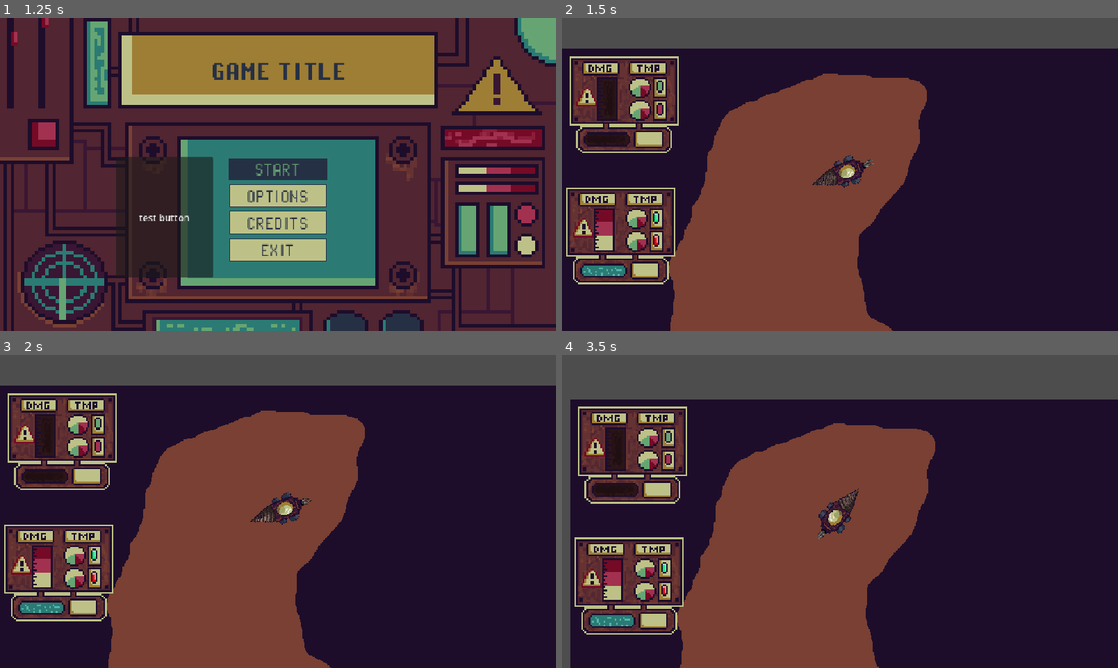
Above: before the commit, frames 1-4 (two rows, left to right).
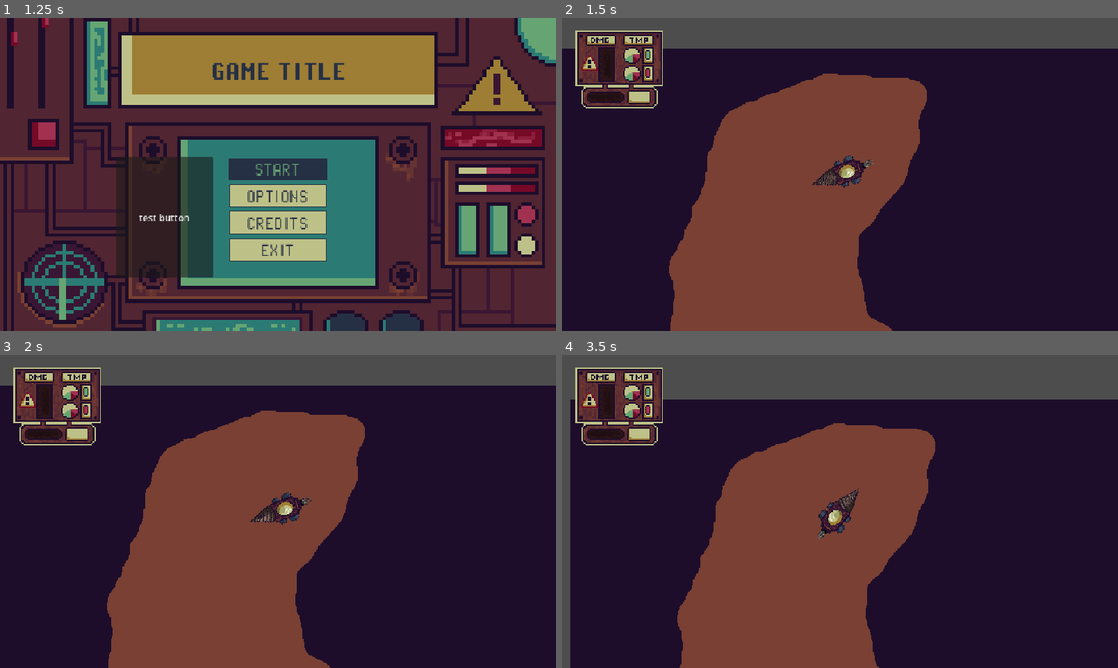
Above: after the commit, the same moments.

Repository: indie-ian/save-the-core
Game: Godot game, scene res://global/managers/manager.tscn
The game is run twice, just before and just after one commit, with the same random seed, the same clock (stepped at 60 frames per second) and the same inputs.
Inputs (mouse positions are in pixels of both pictures, inside the frame that each line leads up to):
- Up to frame 1 (1.25 s): hold Up (ui_up) from 0.53 s (still down); click (278, 174) at 0.67 s
- Up to frame 2 (1.5 s): release Up (ui_up) at 1.25 s; click "test button" at 1.25 s
- Up to frame 3 (2 s): no input
- Up to frame 4 (3.5 s): tap Enter at 2 s; move the mouse to (728, 527) at 2.02 s; click (728, 527) at 2.17 s; move the mouse to (895, 442) at 2.77 s; hold Up (ui_up) from 2.78 s (still down); click (895, 442) at 2.92 s

Frame 1 is identical in both runs. In frame 2, 9.5% of the frame differs, in the area x 0-21%, y 4-86%; in frame 3, 9.5%; in frame 4, 10%, in the area x 2-23%, y 4-90%.

Commit message:
Update characters animations

Diff:
--- a/sandbox/layers_test.tscn
+++ b/sandbox/layers_test.tscn
@@ -4,12 +4,7 @@
 [ext_resource type="PackedScene" uid="uid://ccal7mvdwa7jr" path="res://environment/layers/scenes/upper_mantle.tscn" id="2_8hh62"]
 [ext_resource type="PackedScene" uid="uid://dgq7fcsrd2bs0" path="res://sandbox/player_rig.tscn" id="2_la80o"]
 [ext_resource type="PackedScene" uid="uid://b64pm1sr5i0sc" path="res://environment/layers/scenes/lower_mantle.tscn" id="3_hbnqd"]
-[ext_resource type="Texture2D" uid="uid://crevukiknk0qq" path="res://sandbox/playerAssets/statsAssets/DrillStatsInterfaces.png" id="3_sfqoi"]
 [ext_resource type="PackedScene" uid="uid://2qkqvn5lbowy" path="res://environment/layers/scenes/outer_core.tscn" id="4_mlb10"]
-[ext_resource type="Texture2D" uid="uid://b8f3rmtkkt5ra" path="res://sandbox/playerAssets/statsAssets/DamageProgressBar.png" id="4_u3cit"]
-[ext_resource type="Texture2D" uid="uid://csj7im0akxxgc" path="res://sandbox/playerAssets/statsAssets/GreenLightON.png" id="5_8hh62"]
-[ext_resource type="Texture2D" uid="uid://wsa0ff2h3s3b" path="res://sandbox/playerAssets/statsAssets/redLightON.png" id="6_hbnqd"]
-[ext_resource type="Texture2D" uid="uid://dpcki1p71xvke" path="res://sandbox/playerAssets/statsAssets/CoolingLiquidBar.png" id="7_mlb10"]
 
 [node name="EarthLayers" type="Node2D" unique_id=417656315]
 
@@ -27,33 +22,3 @@
 
 [node name="RigidBody2D" parent="." unique_id=945059762 instance=ExtResource("2_la80o")]
 position = Vector2(480, 216)
-
-[node name="DrillStatsInterfaces" type="Sprite2D" parent="." unique_id=851659679]
-position = Vector2(106, 105)
-scale = Vector2(3, 3)
-texture = ExtResource("3_sfqoi")
-
-[node name="DrillStatsInterfaces2" type="Sprite2D" parent="." unique_id=146952472]
-position = Vector2(100, 331)
-scale = Vector2(3, 3)
-texture = ExtResource("3_sfqoi")
-
-[node name="DamageProgressBar" type="Sprite2D" parent="." unique_id=525815343]
-position = Vector2(74, 313)
-scale = Vector2(3, 3)
-texture = ExtResource("4_u3cit")
-
-[node name="GreenLightOn" type="Sprite2D" parent="." unique_id=2042218976]
-position = Vector2(163, 290.5)
-scale = Vector2(3, 2.9999967)
-texture = ExtResource("5_8hh62")
-
-[node name="RedLightOn" type="Sprite2D" parent="." unique_id=1222135530]
-position = Vector2(163.00002, 329.5)
-scale = Vector2(3, 2.9999967)
-texture = ExtResource("6_hbnqd")
-
-[node name="CoolingLiquidBar" type="Sprite2D" parent="." unique_id=1741159806]
-position = Vector2(71.5, 385.00003)
-scale = Vector2(3.0000002, 3)
-texture = ExtResource("7_mlb10")
--- a/sandbox/player_rig.gd
+++ b/sandbox/player_rig.gd
@@ -6,7 +6,8 @@
 const SWEET_SPOT_SPEED = 800.0
 const OVERCHARGE_SPEED = 300.0
 
-const MAX_CHARGE_TIME = 0.7
+
+const MAX_CHARGE_TIME = 0.7 #charge time to get to sweet spot
 const SWEET_SPOT_MIN = 0.80
 const SWEET_SPOT_MAX = 0.95
 
@@ -27,19 +28,45 @@
 @onready var bar_sprite: Sprite2D = $chargeUI/BarSprite
 @onready var pointer: Sprite2D = $chargeUI/Pointer
 @onready var camera: Camera2D = $Camera2D
+@onready var effects: AnimatedSprite2D = $effects
+@onready var max_charge_sprite: Sprite2D = $maxcharge
+@onready var failed: Sprite2D = $failed
+@onready var animated_sprite: AnimatedSprite2D = $AnimatedSprite2D
+@onready var stats: Node2D = $stats
 
 
+var is_turbo_active: bool = false
 
 func _ready() -> void:
 	drill.body_entered.connect(_drill_area)
 	$AnimatedSprite2D.play()
 	charge_ui.hide()
+	effects.hide()
+	max_charge_sprite.hide()
+	failed.hide()
+
 
 func _physics_process(delta: float) -> void:
 	var mouse_pos = get_global_mouse_position()
 	look_at(mouse_pos)
 	charge_ui.global_position = global_position + BAR_OFFSET
 	charge_ui.global_rotation = 0.0
+	failed.global_position = global_position + Vector2(0, -90)
+	failed.global_rotation = 0.0
+	max_charge_sprite.global_position = global_position + Vector2(0, -90)
+	max_charge_sprite.global_rotation = 0.0
+	stats.global_position= global_position
+	stats.global_rotation = 0.0
+
+	if max_charge_sprite.visible:
+		max_charge_sprite.global_position = global_position + Vector2(0, -65)
+		max_charge_sprite.global_rotation = 0.0
+
+	if is_turbo_active and velocity.length() < MAX_LAUNCH_SPEED:
+		is_turbo_active = false
+		effects.stop()
+		effects.hide()
+
 	if Input.is_mouse_button_pressed(MOUSE_BUTTON_LEFT):
 		if not overcharged:
 			is_charging = true
@@ -60,6 +87,7 @@
 			if current_charge >= MAX_CHARGE_TIME:
 				_launch(mouse_pos, OVERCHARGE_SPEED)
 				overcharged = true
+				_trigger_overcharge_effects()
 				print("OVERCHARGED")
 		else:
 			velocity = velocity.move_toward(Vector2.ZERO, FRICTION * delta)
@@ -73,10 +101,11 @@
 
 			if charge_ratio >= SWEET_SPOT_MIN and charge_ratio <= SWEET_SPOT_MAX:
 				launch_power = SWEET_SPOT_SPEED
-				shake_strength = 20
+				shake_strength = 20 #maximum shake when you achieve max charge
+				_trigger_sweet_spot_effects()
 			else:
 				launch_power = lerp(MIN_LAUNCH_SPEED, MAX_LAUNCH_SPEED, charge_ratio)
-				shake_strength = 10
+				shake_strength = 10 #small shake when you do smaller charge
 
 			_launch(mouse_pos, launch_power)
 
@@ -115,3 +144,33 @@
 				body.erase_cell(body.local_to_map(q2))
 				body.erase_cell(body.local_to_map(q3))
 				body.erase_cell(body.local_to_map(q4))
+
+func _trigger_sweet_spot_effects() -> void:
+	is_turbo_active = true
+	effects.show()
+	effects.play("turbo")
+
+	max_charge_sprite.show()
+	max_charge_sprite.scale = Vector2(0.2, 0.2)
+	max_charge_sprite.modulate.a = 1.0
+
+	var tween = create_tween()
+	tween.tween_property(max_charge_sprite, "scale", Vector2(1.2, 1.2), 0.2).set_trans(Tween.TRANS_BACK).set_ease(Tween.EASE_OUT)
+	tween.tween_interval(0.3)
+	tween.tween_property(max_charge_sprite, "modulate:a", 0.0, 0.25)
+	tween.tween_callback(max_charge_sprite.hide)
+
+func _trigger_overcharge_effects() -> void:
+	animated_sprite.modulate = Color(1.0, 0.2, 0.2) # Έντονο κόκκινο
+	var color_tween = create_tween()
+	color_tween.tween_property(animated_sprite, "modulate", Color.WHITE, 0.6)
+
+	failed.show()
+	failed.scale = Vector2(0.2, 0.2)
+	failed.modulate.a = 1.0
+
+	var popup_tween = create_tween()
+	popup_tween.tween_property(failed, "scale", Vector2(1.1, 1.1), 0.15).set_trans(Tween.TRANS_BACK).set_ease(Tween.EASE_OUT)
+	popup_tween.tween_interval(0.35)
+	popup_tween.tween_property(failed, "modulate:a", 0.0, 0.25)
+	popup_tween.tween_callback(failed.hide)
--- a/sandbox/player_rig.tscn
+++ b/sandbox/player_rig.tscn
@@ -4,32 +4,36 @@
 [ext_resource type="Texture2D" uid="uid://byq1g4f5vnrdb" path="res://sandbox/playerAssets/characterMove.png" id="2_8q8w8"]
 [ext_resource type="Texture2D" uid="uid://to5egtqgd233" path="res://sandbox/playerAssets/ReleaseAssets/timeReleaseBar.png" id="3_deq45"]
 [ext_resource type="Texture2D" uid="uid://cfeut3xhgtseg" path="res://sandbox/playerAssets/ReleaseAssets/pin.png" id="4_4235s"]
+[ext_resource type="Texture2D" uid="uid://o0yt82tl3wjt" path="res://sandbox/playerAssets/failedCharge.png" id="5_1uke2"]
+[ext_resource type="Texture2D" uid="uid://nanc8o61dub0" path="res://sandbox/playerAssets/MaxCharge.png" id="6_bjboh"]
+[ext_resource type="Texture2D" uid="uid://bdpw7yv0g4fno" path="res://sandbox/playerAssets/turbo.png" id="7_vnepr"]
+[ext_resource type="Texture2D" uid="uid://crevukiknk0qq" path="res://sandbox/playerAssets/statsAssets/DrillStatsInterfaces.png" id="8_bjboh"]
 
-[sub_resource type="AtlasTexture" id="AtlasTexture_sxt12"]
+[sub_resource type="AtlasTexture" id="AtlasTexture_x78j1"]
 atlas = ExtResource("2_8q8w8")
 region = Rect2(0, 0, 64, 128)
 
-[sub_resource type="AtlasTexture" id="AtlasTexture_deq45"]
+[sub_resource type="AtlasTexture" id="AtlasTexture_mgsc7"]
 atlas = ExtResource("2_8q8w8")
 region = Rect2(64, 0, 64, 128)
 
-[sub_resource type="AtlasTexture" id="AtlasTexture_4235s"]
+[sub_resource type="AtlasTexture" id="AtlasTexture_xqotd"]
 atlas = ExtResource("2_8q8w8")
 region = Rect2(128, 0, 64, 128)
 
-[sub_resource type="AtlasTexture" id="AtlasTexture_21cg3"]
+[sub_resource type="AtlasTexture" id="AtlasTexture_nnfea"]
 atlas = ExtResource("2_8q8w8")
 region = Rect2(192, 0, 64, 128)
 
-[sub_resource type="AtlasTexture" id="AtlasTexture_1uke2"]
+[sub_resource type="AtlasTexture" id="AtlasTexture_1dp3n"]
 atlas = ExtResource("2_8q8w8")
 region = Rect2(256, 0, 64, 128)
 
-[sub_resource type="AtlasTexture" id="AtlasTexture_bjboh"]
+[sub_resource type="AtlasTexture" id="AtlasTexture_6vcae"]
 atlas = ExtResource("2_8q8w8")
 region = Rect2(0, 128, 64, 128)
 
-[sub_resource type="AtlasTexture" id="AtlasTexture_vnepr"]
+[sub_resource type="AtlasTexture" id="AtlasTexture_mxduk"]
 atlas = ExtResource("2_8q8w8")
 region = Rect2(64, 128, 64, 128)
 
@@ -37,25 +41,25 @@
 animations = [{
 "frames": [{
 "duration": 1.0,
-"texture": SubResource("AtlasTexture_sxt12")
+"texture": SubResource("AtlasTexture_x78j1")
 }, {
 "duration": 1.0,
-"texture": SubResource("AtlasTexture_deq45")
+"texture": SubResource("AtlasTexture_mgsc7")
 }, {
 "duration": 1.0,
-"texture": SubResource("AtlasTexture_4235s")
+"texture": SubResource("AtlasTexture_xqotd")
 }, {
 "duration": 1.0,
-"texture": SubResource("AtlasTexture_21cg3")
+"texture": SubResource("AtlasTexture_nnfea")
 }, {
 "duration": 1.0,
-"texture": SubResource("AtlasTexture_1uke2")
+"texture": SubResource("AtlasTexture_1dp3n")
 }, {
 "duration": 1.0,
-"texture": SubResource("AtlasTexture_bjboh")
+"texture": SubResource("AtlasTexture_6vcae")
 }, {
 "duration": 1.0,
-"texture": SubResource("AtlasTexture_vnepr")
+"texture": SubResource("AtlasTexture_mxduk")
 }],
 "loop": 1,
 "name": &"default",
@@ -69,6 +73,70 @@
 [sub_resource type="RectangleShape2D" id="RectangleShape2D_ry8ac"]
 size = Vector2(20, 16)
 
+[sub_resource type="AtlasTexture" id="AtlasTexture_oxgqg"]
+atlas = ExtResource("7_vnepr")
+region = Rect2(0, 0, 64, 128)
+
+[sub_resource type="AtlasTexture" id="AtlasTexture_4h10s"]
+atlas = ExtResource("7_vnepr")
+region = Rect2(64, 0, 64, 128)
+
+[sub_resource type="AtlasTexture" id="AtlasTexture_ddewd"]
+atlas = ExtResource("7_vnepr")
+region = Rect2(128, 0, 64, 128)
+
+[sub_resource type="AtlasTexture" id="AtlasTexture_bhb1k"]
+atlas = ExtResource("7_vnepr")
+region = Rect2(192, 0, 64, 128)
+
+[sub_resource type="AtlasTexture" id="AtlasTexture_dulk8"]
+atlas = ExtResource("7_vnepr")
+region = Rect2(256, 0, 64, 128)
+
+[sub_resource type="AtlasTexture" id="AtlasTexture_jeklb"]
+atlas = ExtResource("7_vnepr")
+region = Rect2(0, 128, 64, 128)
+
+[sub_resource type="AtlasTexture" id="AtlasTexture_ab6uc"]
+atlas = ExtResource("7_vnepr")
+region = Rect2(64, 128, 64, 128)
+
+[sub_resource type="AtlasTexture" id="AtlasTexture_kqmhm"]
+atlas = ExtResource("7_vnepr")
+region = Rect2(128, 128, 64, 128)
+
+[sub_resource type="SpriteFrames" id="SpriteFrames_m3xxw"]
+animations = [{
+"frames": [{
+"duration": 1.0,
+"texture": SubResource("AtlasTexture_oxgqg")
+}, {
+"duration": 1.0,
+"texture": SubResource("AtlasTexture_4h10s")
+}, {
+"duration": 1.0,
+"texture": SubResource("AtlasTexture_ddewd")
+}, {
+"duration": 1.0,
+"texture": SubResource("AtlasTexture_bhb1k")
+}, {
+"duration": 1.0,
+"texture": SubResource("AtlasTexture_dulk8")
+}, {
+"duration": 1.0,
+"texture": SubResource("AtlasTexture_jeklb")
+}, {
+"duration": 1.0,
+"texture": SubResource("AtlasTexture_ab6uc")
+}, {
+"duration": 1.0,
+"texture": SubResource("AtlasTexture_kqmhm")
+}],
+"loop": 1,
+"name": &"turbo",
+"speed": 10.0
+}]
+
 [node name="RigidBody2D" type="CharacterBody2D" unique_id=945059762]
 scale = Vector2(2, 2)
 motion_mode = 1
@@ -78,7 +146,8 @@
 rotation = -1.5707964
 scale = Vector2(0.5, 0.5)
 sprite_frames = SubResource("SpriteFrames_gj5rp")
-frame_progress = 0.58501923
+autoplay = "default"
+frame_progress = 0.47561592
 
 [node name="CollisionShape2D" type="CollisionShape2D" parent="." unique_id=2084035184]
 position = Vector2(-4, 0)
@@ -105,3 +174,25 @@
 texture = ExtResource("4_4235s")
 
 [node name="Camera2D" type="Camera2D" parent="." unique_id=1400992302]
+
+[node name="failed" type="Sprite2D" parent="." unique_id=1354886270]
+position = Vector2(21.5, -69)
+texture = ExtResource("5_1uke2")
+
+[node name="maxcharge" type="Sprite2D" parent="." unique_id=805020235]
+position = Vector2(21.5, -69)
+texture = ExtResource("6_bjboh")
+
+[node name="effects" type="AnimatedSprite2D" parent="." unique_id=885187738]
+position = Vector2(-5.5, 0)
+rotation = -1.5707964
+scale = Vector2(0.7, 0.7)
+sprite_frames = SubResource("SpriteFrames_m3xxw")
+animation = &"turbo"
+
+[node name="stats" type="Node2D" parent="." unique_id=268885794]
+
+[node name="Sprite2D" type="Sprite2D" parent="stats" unique_id=1105692902]
+position = Vector2(-191, -87)
+scale = Vector2(1.2, 1.2)
+texture = ExtResource("8_bjboh")
Binary file added: sandbox/playerAssets/MaxCharge.png
Not shown, added: sandbox/playerAssets/MaxCharge.png.import
Binary file added: sandbox/playerAssets/failedCharge.png
Not shown, added: sandbox/playerAssets/failedCharge.png.import
Binary file added: sandbox/playerAssets/turbo.png
Not shown, added: sandbox/playerAssets/turbo.png.import
